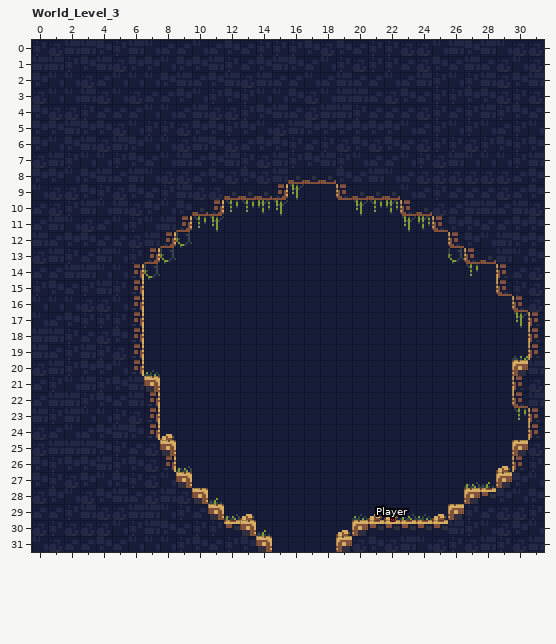
LDtk project: assets/worlds/test.ldtk. Above: the version before the commit.
Cells are 8x8 px. Shown: World_Level_3 x 0..31, y 0..31. The commit also changed other parts of the map, which this record leaves out.
The result:
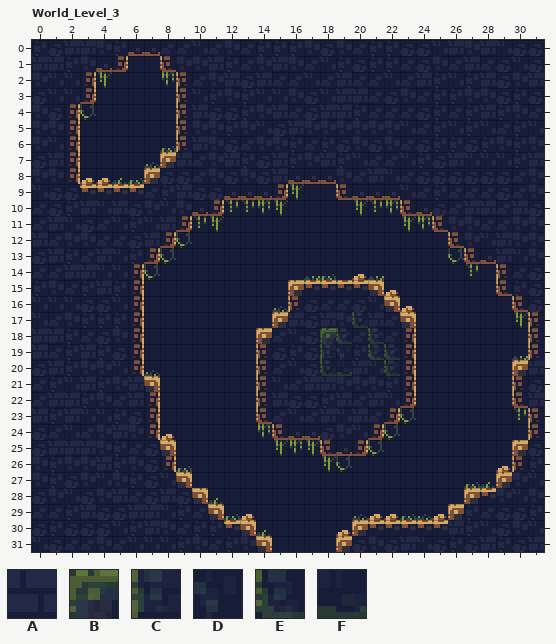
Key: from "IntGrid_layer": A 1 "walls"; from "Tileset_8x8": B 12, C 24, D 25, E 36, F 37.
_ is an empty cell, . an unchanged one.
Objects are placed by their top-left corner, in cells (3,4 is the top-left corner of cell 3,4); size is 1x1 cell unless given.
Tiles of an added or newly shown layer are drawn over the layers below it.
See-through tiles are keyed as they look on the map.
What changed:
--- layer "Collisions"
@@ x 3..8 @@
- 2 .A...A
- 3 .A.A..
- 4 A.....
- 5 ..A.AA
- 6 .A...A
- 7 ..A.A.
- 8 AAAA..
+ 2 ._..._
+ 3 ._._..
+ 4 _.....
+ 5 .._.__
+ 6 ._..._
+ 7 .._._.
+ 8 ____..
@@ x 14..23 @@
-15 ..______..
-16 ..__.._._.
-17 ._._.._.._
-18 _..___._._
-19 __________
-20 _..___..__
-21 _.......__
-22 _.___...._
-23 _......._.
-24 .____.._..
-25 ....___...
+15 ..AAAAAA..
+16 ..AA..A.A.
+17 .A.A..A..A
+18 A..AAA.A.A
+19 AAAAAAAAAA
+20 A..AAA..AA
+21 A.......AA
+22 A.AAA....A
+23 A.......A.
+24 .AAAA..A..
+25 ....AAA...
--- layer "Entities"
-"Player" rectangle at 22.4,29.9 size 0.1x0.1
--- layer "Tiles" (added)
@@ x 18..22 @@
-17 .._..
-18 __._.
-19 __.__
-20 __.._
+17 ..E..
+18 BE.E.
+19 CD.EE
+20 EF..E
